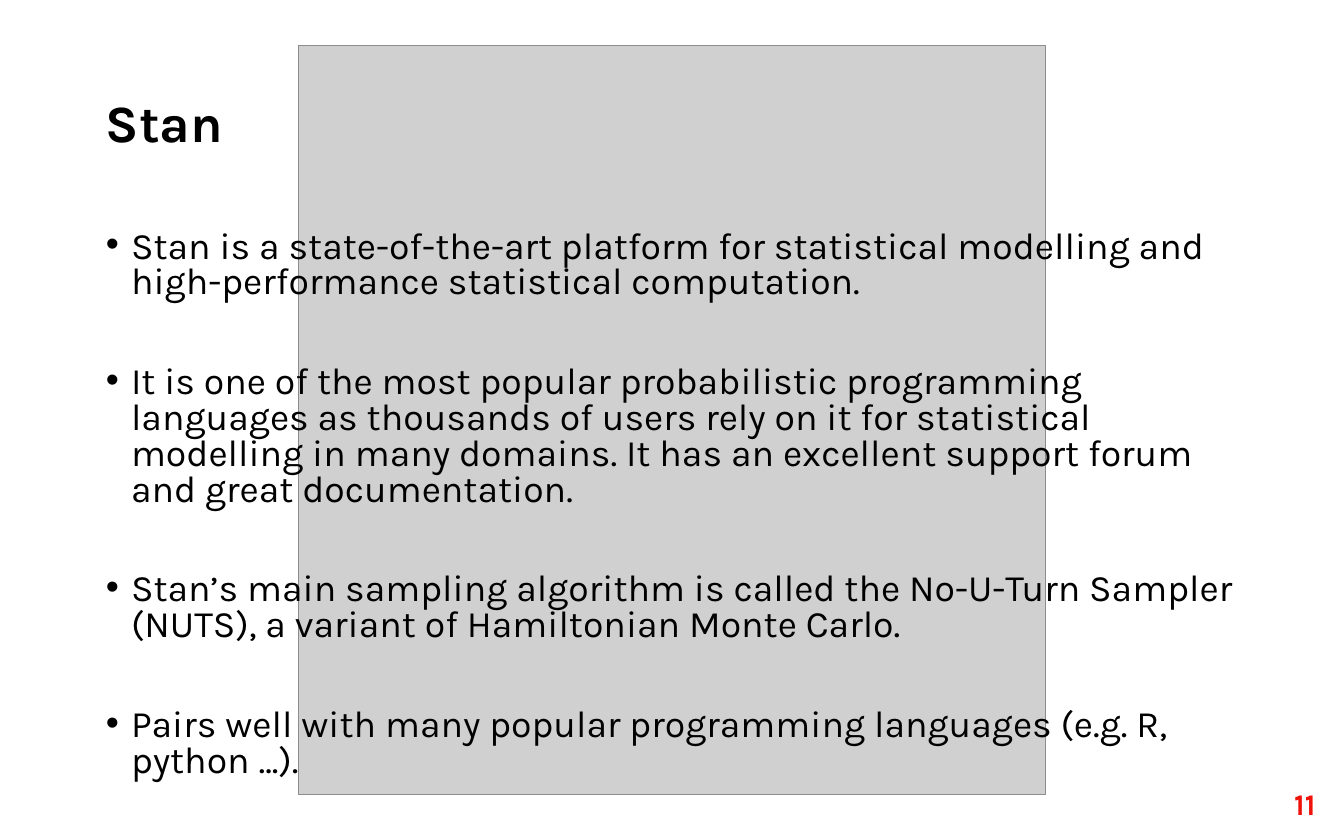
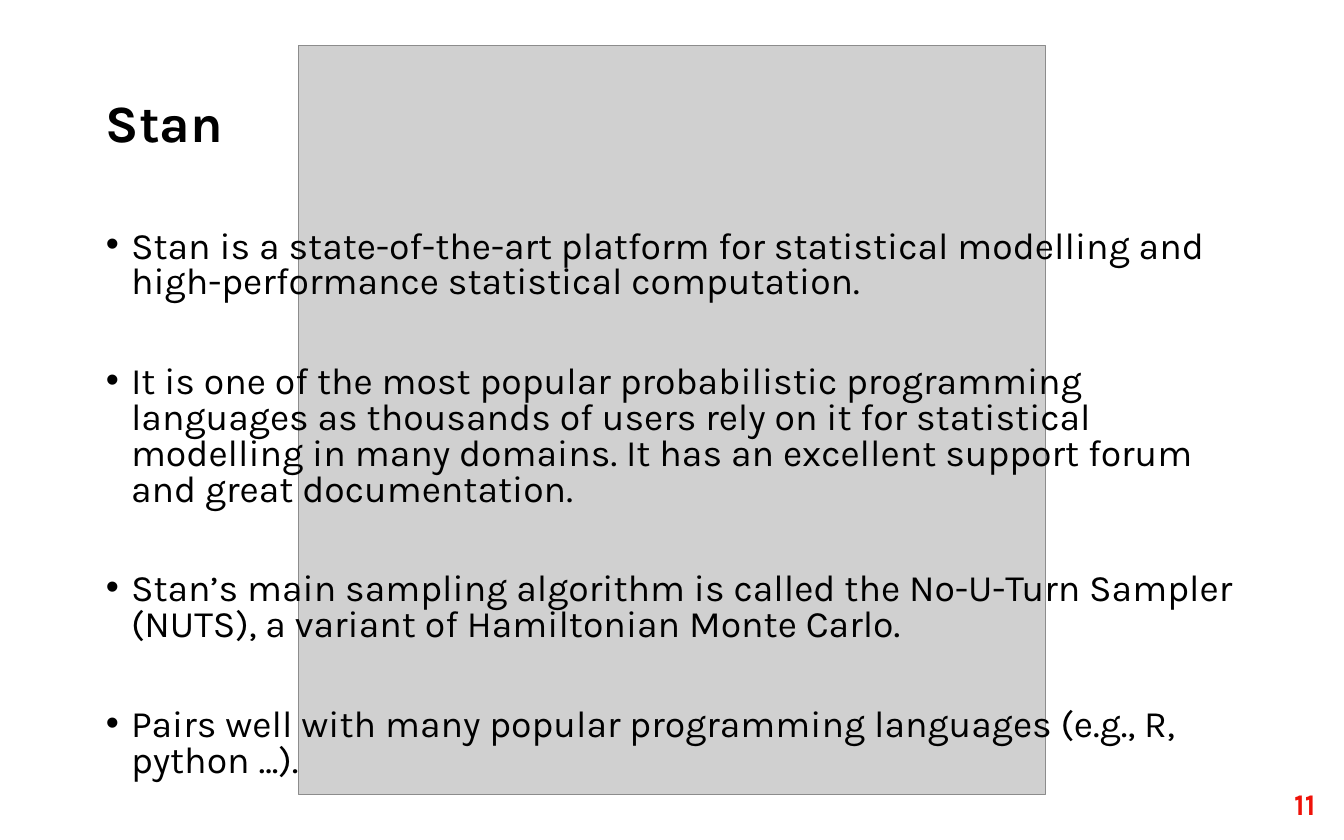
Before and after one commit to fri-datascience/course_bs, a slide deck: slide 11 of Session_03_Probabilistic_programming/Probabilistic_programming.pptx. Drawn at 1344x840 pixels with LibreOffice and Linux fonts; fonts in the diff are those of the drawing; grey boxes stand for pictures. Boxes give left, top, right and bottom in pixels: in the first picture for what was removed or moved away, otherwise in the second. Text is boxed around its words. In the diff, an @@ line names an element or a change of style, - is before the commit and + after.

```diff
--- a/Session_03_Probabilistic_programming/Probabilistic_programming.pptx
+++ b/Session_03_Probabilistic_programming/Probabilistic_programming.pptx
@@ text at (131,703,1175,747): text changed @@
-• Pairs well with many popular programming languages (e.g. R, python ...).
+• Pairs well with many popular programming languages (e.g., R, python ...).
```
Also in this commit, not shown: 2 other slides changed, 2 slides removed, 3 other files.
